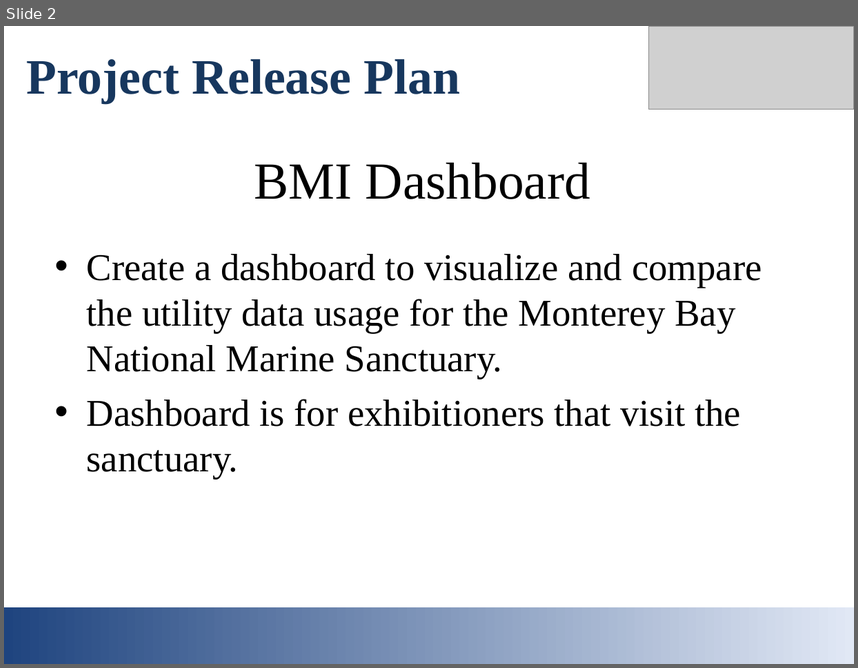
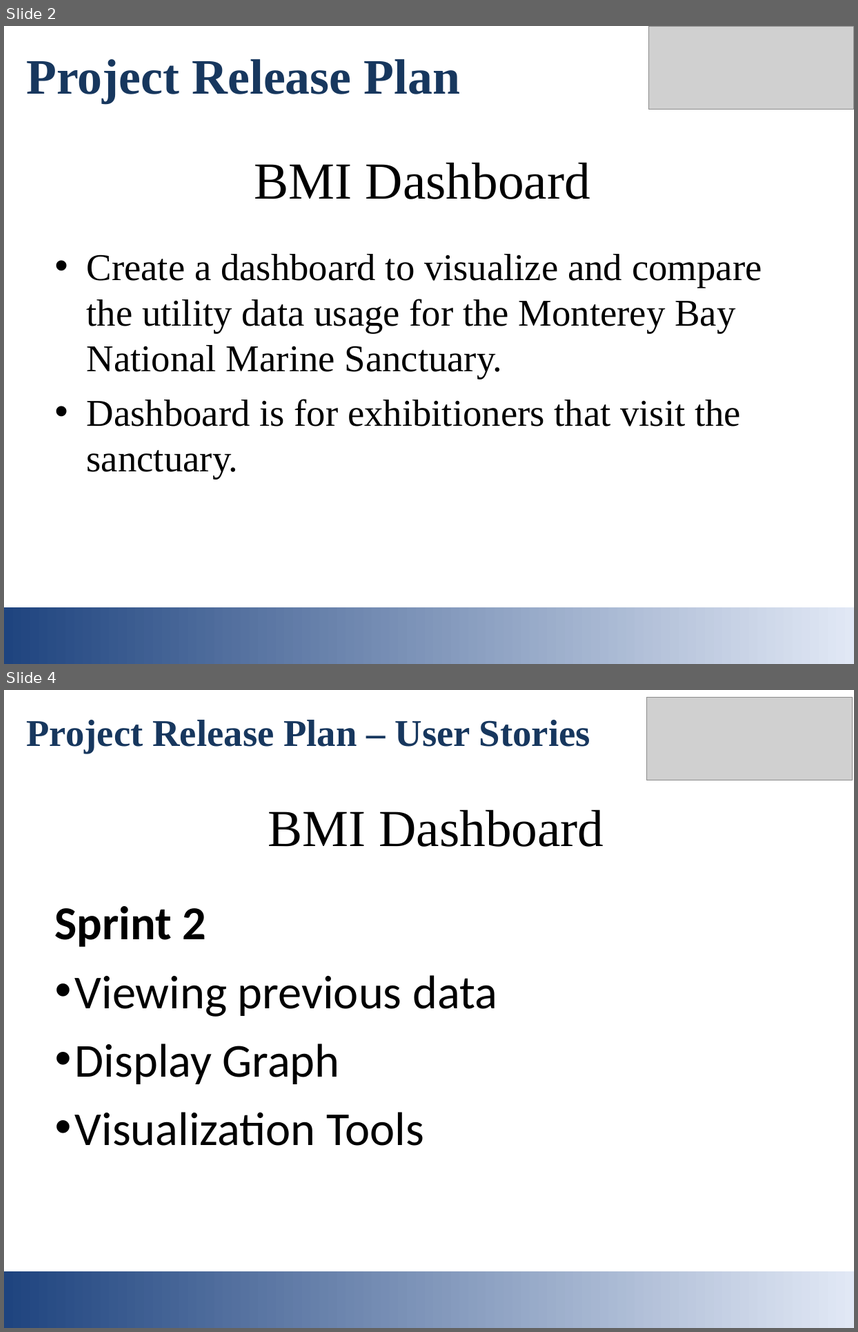
Before and after one commit to kthotav/CMPS115, a slide deck: Deliverables/Initial Presentation_DRAFT.ppt. Shown one above the other, each under a label of ours: slide 2 before the commit, slides 2 and 4 after it; the slides between them are not shown. The pictures are 858x668 and 858x1332 pixels, drawn with LibreOffice and Linux fonts; fonts in the diff are those of the drawing; grey boxes stand for pictures. Boxes give left, top, right and bottom in pixels: in the first picture for what was removed or moved away, otherwise in the second. Text is boxed around its words. In the diff, an @@ line names an element or a change of style, - is before the commit and + after.

```diff
--- a/Deliverables/Initial Presentation_DRAFT.ppt
+++ b/Deliverables/Initial Presentation_DRAFT.ppt
@@ slide 4 added at (x1=4, y1=690, x2=854, y2=1328), background #FFFFFF @@
@@ picture added at (x1=646, y1=697, x2=853, y2=780) @@
@@ text added at (x1=27, y1=720, x2=590, y2=753), 32 pt, text #17375E, bold @@
+Project Release Plan – User Stories
@@ title added at (x1=268, y1=809, x2=604, y2=847), 44 pt, text #000000 @@
+BMI Dashboard
@@ text added at (x1=55, y1=906, x2=497, y2=1145), 40 pt, text #000000 @@
+Sprint 2
+• Viewing previous data
+• Display Graph
+• Visualization Tools
@@ rectangle added at (x1=4, y1=1270, x2=854, y2=1328), fill gradient #1F447F to #E1E8F5 @@
```
Also in this commit, not shown: 4 slides changed, 21 other files.
